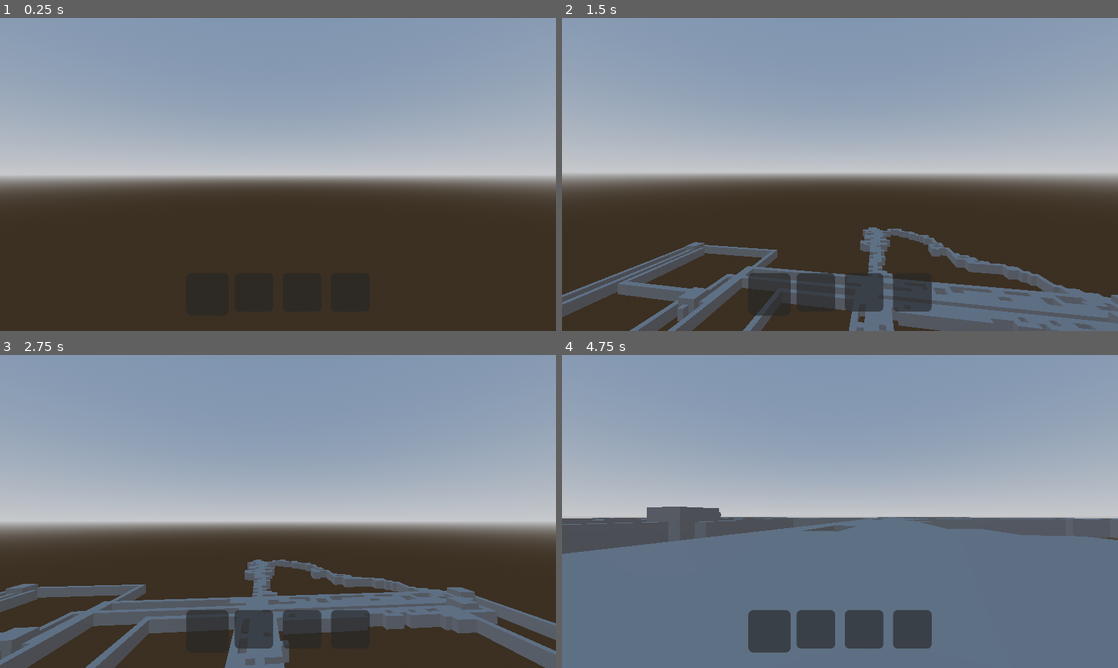
Above: before the commit, frames 1-4 (two rows, left to right).
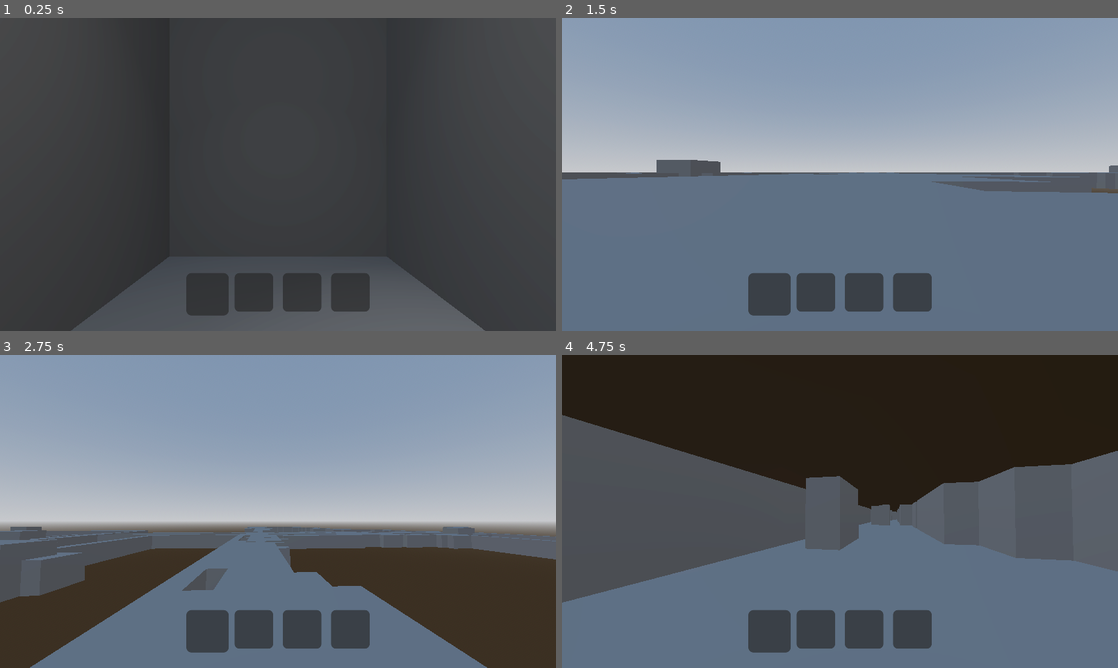
Above: after the commit, the same moments.

Repository: SavageMode123/Lethal-Company
Game: Godot game, scene res://main.tscn
The game is run twice, just before and just after one commit, with the same random seed, the same clock (stepped at 60 frames per second) and the same inputs.
Inputs (mouse positions are in pixels of both pictures, inside the frame that each line leads up to):
- Up to frame 1 (0.25 s): no input
- Up to frame 2 (1.5 s): move the mouse to (867, 174) at 0.52 s; hold W (Forward) from 0.53 s (still down); tap C (Crouch) at 0.6 s; tap Space (Jump) at 0.77 s; move the mouse to (812, 174) at 1.27 s; tap G (Drop) at 1.35 s
- Up to frame 3 (2.75 s): keep holding W (Forward); tap Space (Jump) at 1.52 s; move the mouse to (289, 505) at 2.02 s; tap E (Interact) at 2.1 s
- Up to frame 4 (4.75 s): keep holding W (Forward); move the mouse to (834, 517) at 2.77 s; tap Shift (Sprint) at 2.85 s; tap Space (Jump) at 3.02, 3.77, 4.52 s; move the mouse to (878, 514) at 3.52 s; tap C (Crouch) at 3.6 s; move the mouse to (795, 508) at 4.27 s; tap G (Drop) at 4.35 s

The runs differ from the first frame. In frame 1, 83% of the frame differs, in the area x 0-100%, y 0-100%; in frame 2, 42%; in frame 3, 27%; in frame 4, 59%.

Commit message:
Added Entity Spawning to Map
Every 10 seconds of game time, the script will perform a 1/11 chance to spawn a entity.

If successful, it will chose a random hallway and spawn the Entity there.

Diff:
--- /dev/null
+++ b/Game.gd
@@ -0,0 +1,39 @@
+extends Node3D
+
+@export var Map: Node3D
+@export var Entities: Node3D
+@export var Players: Node3D
+const EntityModels = preload("res://Entity.tscn")
+
+var game_time: float = 0.0
+var rng: RandomNumberGenerator = RandomNumberGenerator.new()
+
+# Called when the node enters the scene tree for the first time.
+func _ready() -> void:
+	pass # Replace with function body.
+
+
+# Called every frame. 'delta' is the elapsed time since the previous frame.
+func _process(delta: float) -> void:
+	game_time += delta
+
+	if roundi(game_time) % 10 == 0 and rng.randi_range(0, 100) == 0:
+		spawn_entity()
+
+
+func spawn_entity():
+	var entity = EntityModels.instantiate()
+	entity.player = Players.get_children()[rng.randi_range(0, len(Players.get_children())-1)]
+	var rand_pos: Vector3 = Map.get_children()[rng.randi_range(0, len(Map.get_children())-1)].global_position
+	entity.position = rand_pos + Vector3(0, 1, 0)
+	Entities.add_child(entity)
+	print("added entity")
+
+# Sending Raycast from Point A -> Point B and Returning Result
+func send_raycast(from: Vector3, to: Vector3) -> Dictionary:
+	var space_state: PhysicsDirectSpaceState3D = get_world_3d().direct_space_state
+	var query: PhysicsRayQueryParameters3D= PhysicsRayQueryParameters3D.create(from, to)
+	query.collide_with_areas = true
+
+	var result: Dictionary = space_state.intersect_ray(query)
+	return result
--- a/Player.gd
+++ b/Player.gd
@@ -1,7 +1,7 @@
 extends CharacterBody3D
 
 # Constants
-const JUMP_VELOCITY: float = 4.5
+const JUMP_VELOCITY: float = 20
 const CROUCH_AMOUNT: float = 0.25
 
 # Get the gravity from the project settings to be synced with RigidBody nodes.
--- a/main.tscn
+++ b/main.tscn
@@ -1,5 +1,6 @@
-[gd_scene load_steps=58 format=3 uid="uid://cmcut6gpk4u04"]
-
+[gd_scene load_steps=59 format=3 uid="uid://cmcut6gpk4u04"]
+
+[ext_resource type="Script" path="res://Game.gd" id="1_h05w8"]
 [ext_resource type="PackedScene" uid="uid://dwl20mfyhkdyq" path="res://player.tscn" id="1_h55wo"]
 [ext_resource type="Script" path="res://Elevator.gd" id="2_qana8"]
 [ext_resource type="Texture2D" uid="uid://blude7e8oag3j" path="res://low_poly_emergency_button/textures/Material.002_baseColor.png" id="3_m1li0"]
@@ -45,7 +46,7 @@
 "times": PackedFloat32Array(0, 2),
 "transitions": PackedFloat32Array(1, 1),
 "update": 0,
-"values": [Vector3(2.08165e-12, 4.45, -4.46), Vector3(2.08165e-12, 2.08165e-12, -4.46)]
+"values": [Vector3(2.08165e-12, 4, -3.99), Vector3(2.08165e-12, 2.08165e-12, -3.99)]
 }
 tracks/1/type = "value"
 tracks/1/imported = false
@@ -57,7 +58,7 @@
 "times": PackedFloat32Array(0, 2),
 "transitions": PackedFloat32Array(1, 1),
 "update": 0,
-"values": [Vector3(5.07462, 0.0489359, 8.94905), Vector3(5.075, 0.049, 2.08165e-12)]
+"values": [Vector3(3.995, 2.08165e-12, 7.99), Vector3(3.995, 2.08165e-12, 2.08165e-12)]
 }
 
 [sub_resource type="Animation" id="Animation_sgvfi"]
@@ -72,7 +73,7 @@
 "times": PackedFloat32Array(0),
 "transitions": PackedFloat32Array(1),
 "update": 0,
-"values": [Vector3(2.08165e-12, 4.45, -4.46)]
+"values": [Vector3(2.08165e-12, 4, -4)]
 }
 tracks/1/type = "value"
 tracks/1/imported = false
@@ -84,7 +85,7 @@
 "times": PackedFloat32Array(0),
 "transitions": PackedFloat32Array(1),
 "update": 0,
-"values": [Vector3(5.07462, 0.0489359, 8.94905)]
+"values": [Vector3(3.995, 2.08165e-12, 7.99)]
 }
 
 [sub_resource type="AnimationLibrary" id="AnimationLibrary_4f6fs"]
@@ -296,7 +297,11 @@
 [sub_resource type="BoxMesh" id="BoxMesh_ned7l"]
 size = Vector3(1, 2.08165e-12, 2)
 
-[node name="Main" type="Node3D"]
+[node name="Main" type="Node3D" node_paths=PackedStringArray("Map", "Entities", "Players")]
+script = ExtResource("1_h05w8")
+Map = NodePath("Map")
+Entities = NodePath("Entities")
+Players = NodePath("Players")
 
 [node name="WorldEnvironment" type="WorldEnvironment" parent="."]
 environment = SubResource("Environment_by3nm")
@@ -312,15 +317,11 @@
 transform = Transform3D(1, 0, 0, 0, 1, 0, 0, 0, 1, 2.08165e-12, 2.08165e-12, 2.08165e-12)
 
 [node name="Player" parent="Players" node_paths=PackedStringArray("Main") instance=ExtResource("1_h55wo")]
-transform = Transform3D(1, 0, 0, 0, 1, 0, 0, 0, 1, 2.08165e-12, 100, 2.08165e-12)
+transform = Transform3D(1, 0, 0, 0, 1, 0, 0, 0, 1, 2.08165e-12, 2.08165e-12, 2.08165e-12)
 Main = NodePath("../..")
 mouse_sensitivity = 0.003
 
 [node name="Entities" type="Node3D" parent="."]
-
-[node name="Entity" parent="Entities" node_paths=PackedStringArray("player") instance=ExtResource("7_oye4d")]
-transform = Transform3D(1, 0, 0, 0, 1, 0, 0, 0, 1, 2.08165e-12, 100, 2.08165e-12)
-player = NodePath("../../Players/Player")
 
 [node name="Freecam" type="Camera3D" parent="."]
 process_mode = 4
@@ -331,13 +332,12 @@
 navigation_mesh = SubResource("NavigationMesh_m0yvi")
 
 [node name="Elevator" type="Node3D" parent="Map" node_paths=PackedStringArray("Players")]
-process_mode = 4
-transform = Transform3D(-1, 3.48787e-16, -8.74228e-08, 3.48787e-16, 1, -3.48787e-16, 8.74228e-08, -3.48787e-16, -1, 2.08165e-12, 150, 2.08165e-12)
+transform = Transform3D(-1, 3.48787e-16, -8.74228e-08, 3.48787e-16, 1, -3.48787e-16, 8.74228e-08, -3.48787e-16, -1, 2.08165e-12, 2.08165e-12, 2.08165e-12)
 script = ExtResource("2_qana8")
 Players = NodePath("../../Players")
 
 [node name="Floor" type="StaticBody3D" parent="Map/Elevator"]
-transform = Transform3D(5.075, 0, 0, 0, 0.049, 0, 0, 0, 8.949, 2.08165e-12, 2.08165e-12, 2.08165e-12)
+transform = Transform3D(3.995, 0, 0, 0, 2.08165e-12, 0, 0, 0, 7.99, 2.08165e-12, 0.01, 2.08165e-12)
 collision_layer = 3
 
 [node name="CollisionShape3D" type="CollisionShape3D" parent="Map/Elevator/Floor"]
@@ -347,7 +347,7 @@
 mesh = SubResource("BoxMesh_wultg")
 
 [node name="Roof" type="StaticBody3D" parent="Map/Elevator"]
-transform = Transform3D(5.075, 0, 0, 0, 0.049, 0, 0, 0, 8.949, 2.08165e-12, 8.9, 2.08165e-12)
+transform = Transform3D(3.995, 0, 0, 0, 2.08165e-12, 0, 0, 0, 7.99, 2.08165e-12, 7.99, 2.08165e-12)
 collision_layer = 3
 
 [node name="CollisionShape3D" type="CollisionShape3D" parent="Map/Elevator/Roof"]
@@ -355,12 +355,12 @@
 disabled = true
 
 [node name="MeshInstance3D" type="MeshInstance3D" parent="Map/Elevator/Roof/CollisionShape3D"]
+transform = Transform3D(1, 3.50982e-26, 2.65151e-15, -8.05159e-22, 1, 7.12665e-22, -3.05629e-15, -6.89998e-27, 1, 0, 0, 0)
 mesh = SubResource("BoxMesh_wultg")
 
 [node name="Door" type="StaticBody3D" parent="Map/Elevator"]
-transform = Transform3D(5.07462, 0, 0, 0, -2.13906e-09, -8.94905, 0, 0.0489359, -3.91175e-07, 2.08165e-12, 4.45, -4.46)
-collision_layer = 0
-collision_mask = 0
+transform = Transform3D(3.995, 0, 0, 0, -9.09917e-20, -7.99, 0, 2.08165e-12, -3.49254e-07, 2.08165e-12, 4, -4)
+collision_layer = 3
 
 [node name="CollisionShape3D" type="CollisionShape3D" parent="Map/Elevator/Door"]
 shape = SubResource("BoxShape3D_r5elr")
@@ -375,9 +375,8 @@
 }
 
 [node name="Wall" type="StaticBody3D" parent="Map/Elevator"]
-transform = Transform3D(5.07462, 0, 0, 0, -2.13906e-09, 8.94905, 0, -0.0489359, -3.91175e-07, 2.08165e-12, 4.45, 4.48894)
-collision_layer = 0
-collision_mask = 0
+transform = Transform3D(3.995, 0, 0, 0, -9.09917e-20, 7.99, 0, -2.08165e-12, -3.49254e-07, 2.08165e-12, 4, 3.99)
+collision_layer = 3
 
 [node name="CollisionShape3D" type="CollisionShape3D" parent="Map/Elevator/Wall"]
 shape = SubResource("BoxShape3D_r5elr")
@@ -386,9 +385,8 @@
 mesh = SubResource("BoxMesh_wultg")
 
 [node name="Wall2" type="StaticBody3D" parent="Map/Elevator"]
-transform = Transform3D(-3.91173e-07, -0.049, -3.91173e-07, 0, -2.14186e-09, 8.949, -8.949, 2.14186e-09, 1.70987e-14, 2.538, 4.45, 2.08165e-12)
-collision_layer = 0
-collision_mask = 0
+transform = Transform3D(-3.49254e-07, -2.08165e-12, -3.49254e-07, 8.00957e-23, -9.09917e-20, 7.99, -7.99, 9.09917e-20, 1.52664e-14, 1.99, 4, 2.08165e-12)
+collision_layer = 3
 
 [node name="CollisionShape3D" type="CollisionShape3D" parent="Map/Elevator/Wall2"]
 shape = SubResource("BoxShape3D_r5elr")
@@ -397,9 +395,8 @@
 mesh = SubResource("BoxMesh_wultg")
 
 [node name="Wall3" type="StaticBody3D" parent="Map/Elevator"]
-transform = Transform3D(-3.91173e-07, -0.049, -3.91173e-07, 0, -2.14186e-09, 8.949, -8.949, 2.14186e-09, 1.70987e-14, -2.538, 4.45, 2.08165e-12)
-collision_layer = 0
-collision_mask = 0
+transform = Transform3D(-3.49254e-07, -2.08165e-12, -3.49254e-07, 8.00957e-23, -9.09917e-20, 7.99, -7.99, 9.09917e-20, 1.52664e-14, -1.99, 4, 2.08165e-12)
+collision_layer = 3
 
 [node name="CollisionShape3D" type="CollisionShape3D" parent="Map/Elevator/Wall3"]
 shape = SubResource("BoxShape3D_r5elr")
@@ -408,7 +405,7 @@
 mesh = SubResource("BoxMesh_wultg")
 
 [node name="OpenButton" type="StaticBody3D" parent="Map/Elevator"]
-transform = Transform3D(0.332, 0, 0, 0, 7.37188e-17, -0.332, 0, 0.332, 7.37188e-17, -2.65828, 1.07555, 0)
+transform = Transform3D(0.332, -8.84829e-16, -2.27912e-23, 4.25003e-25, 7.37188e-17, -0.332, 0, 0.332, 7.37188e-17, -2, 1, 2.08165e-12)
 collision_layer = 3
 
 [node name="CollisionShape3D" type="CollisionShape3D" parent="Map/Elevator/OpenButton"]
@@ -456,10 +453,10 @@
 omni_range = 11.626
 
 [node name="Models" type="Node3D" parent="."]
-transform = Transform3D(1, 0, 0, 0, 1, 0, 0, 0, 1, 10, 2.08165e-12, 10)
+transform = Transform3D(1, 0, 0, 0, 1, 0, 0, 0, 1, 2.08165e-12, 100, 2.08165e-12)
 
 [node name="Rooms" type="Node3D" parent="Models"]
-transform = Transform3D(1, 0, 0, 0, 1, 0, 0, 0, 1, 2.08165e-12, 100, 2.08165e-12)
+transform = Transform3D(1, 0, 0, 0, 1, 0, 0, 0, 1, 2.08165e-12, 2.08165e-12, 2.08165e-12)
 
 [node name="V1" type="Node3D" parent="Models/Rooms"]
 transform = Transform3D(4, 0, 0, 0, 4, 0, 0, 0, 4, 2.08165e-12, 2.08165e-12, 2.08165e-12)
@@ -628,9 +625,10 @@
 
 [node name="CollisionShape3D" type="CollisionShape3D" parent="Models/Rooms/V1/Roof/StaticBody3D"]
 shape = SubResource("ConcavePolygonShape3D_fyiyi")
+disabled = true
 
 [node name="Hallways" type="Node3D" parent="Models"]
-transform = Transform3D(1, 0, 0, 0, 1, 0, 0, 0, 1, 2.08165e-12, 100, 2.08165e-12)
+transform = Transform3D(1, 0, 0, 0, 1, 0, 0, 0, 1, 2.08165e-12, 2.08165e-12, 2.08165e-12)
 
 [node name="V2" type="Node3D" parent="Models/Hallways"]
 transform = Transform3D(4, 0, 0, 0, 4, 0, 0, 0, 4, 2.08165e-12, 2.08165e-12, 2.08165e-12)
@@ -700,3 +698,9 @@
 transform = Transform3D(1, -9.00005e-15, 1.5785e-24, 3.78925e-15, 1, 1.89462e-15, 1.99238e-22, -4.50003e-15, 1, 0, 0, 0)
 mesh = SubResource("BoxMesh_ned7l")
 skeleton = NodePath("../../..")
+
+[node name="EntityModels" type="Node3D" parent="Models"]
+transform = Transform3D(1, 0, 0, 0, 1, 0, 0, 0, 1, 20, 0, 20)
+
+[node name="Entity" parent="Models/EntityModels" node_paths=PackedStringArray("player") instance=ExtResource("7_oye4d")]
+player = NodePath("../../../Players/Player")
--- a/player.tscn
+++ b/player.tscn
@@ -27,6 +27,7 @@
 
 [node name="Camera" type="Camera3D" parent="."]
 transform = Transform3D(2.39234, 0, 0, 0, 2.39234, 0, 0, 0, 2.39234, 2.08165e-12, 1.5, -0.25)
+current = true
 
 [node name="InteractRay" type="RayCast3D" parent="Camera"]
 target_position = Vector3(2.08165e-12, 2.08165e-12, -1)
